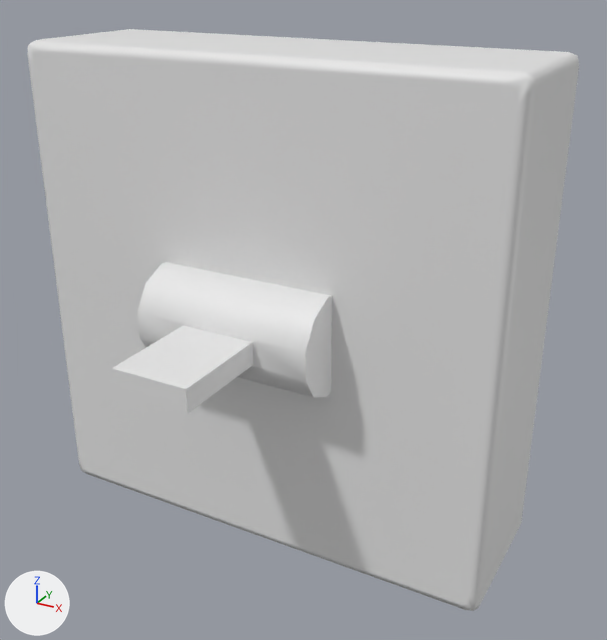
The FBX model Assets/ART/Meshes/GENERAL/SM_Switch.fbx, before and after one commit.
Before and after are seen from a camera (50 mm lens) standing at (0.0808, -0.1543, 0.0659) and looking at (0.0093, -0.0243, 0.0009). Arrows for +X, +Y and +Z are at lower left; the lights stay in place. The first picture is the older version. Where no turn or scale is listed for an object, it has been applied to the vertices.

Objects in the first picture: 'SM_Switch', 'SM_Switch_Button'.
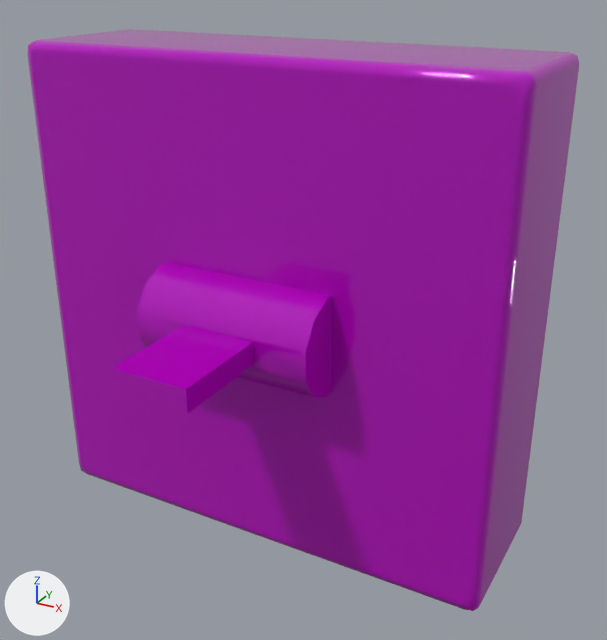
Edits to the scene script, one JSON object a line:
```json
{"op": "add", "block": "mat_m_plastic_03", "code": ["mat_m_plastic_03 = principled_material('M_Plastic_03')", "mat_m_plastic_03.base_color = (0.46, 0.0, 0.5)  # pink #b500bc", "mat_m_plastic_03.roughness = 0.0"]}
{"block": "me_mesh_001", "where": "me_mesh_001.from_pydata(...)  # 32 vertices, 41 faces; spans x -0.0183..0.0183, y -0.0297..0.0101, z -0.01..0.01"}
{"op": "add", "block": "me_mesh_001", "code": "me_mesh_001.materials.append(mat_m_plastic_03)  # pink #b500bc"}
{"block": "me_mesh", "where": "me_mesh.from_pydata(...)  # 57 vertices, 56 faces; spans x -0.05..0.05, y -0.03..0.0, z -0.05..0.05"}
{"op": "add", "block": "me_mesh", "code": "me_mesh.materials.append(mat_m_plastic_03)  # pink #b500bc"}
```

Where the change shows, as pixel boxes (x1, y1, x2, y2) in the pictures (607 x 640 px):
```json
{"object": "SM_Switch", "change": "recoloured", "before": [27, 29, 579, 611], "after": [27, 29, 579, 611], "on screen": "darker"}
{"object": "SM_Switch_Button", "change": "recoloured", "before": [112, 262, 332, 414], "after": [112, 262, 332, 414], "on screen": "white to pink"}
```
